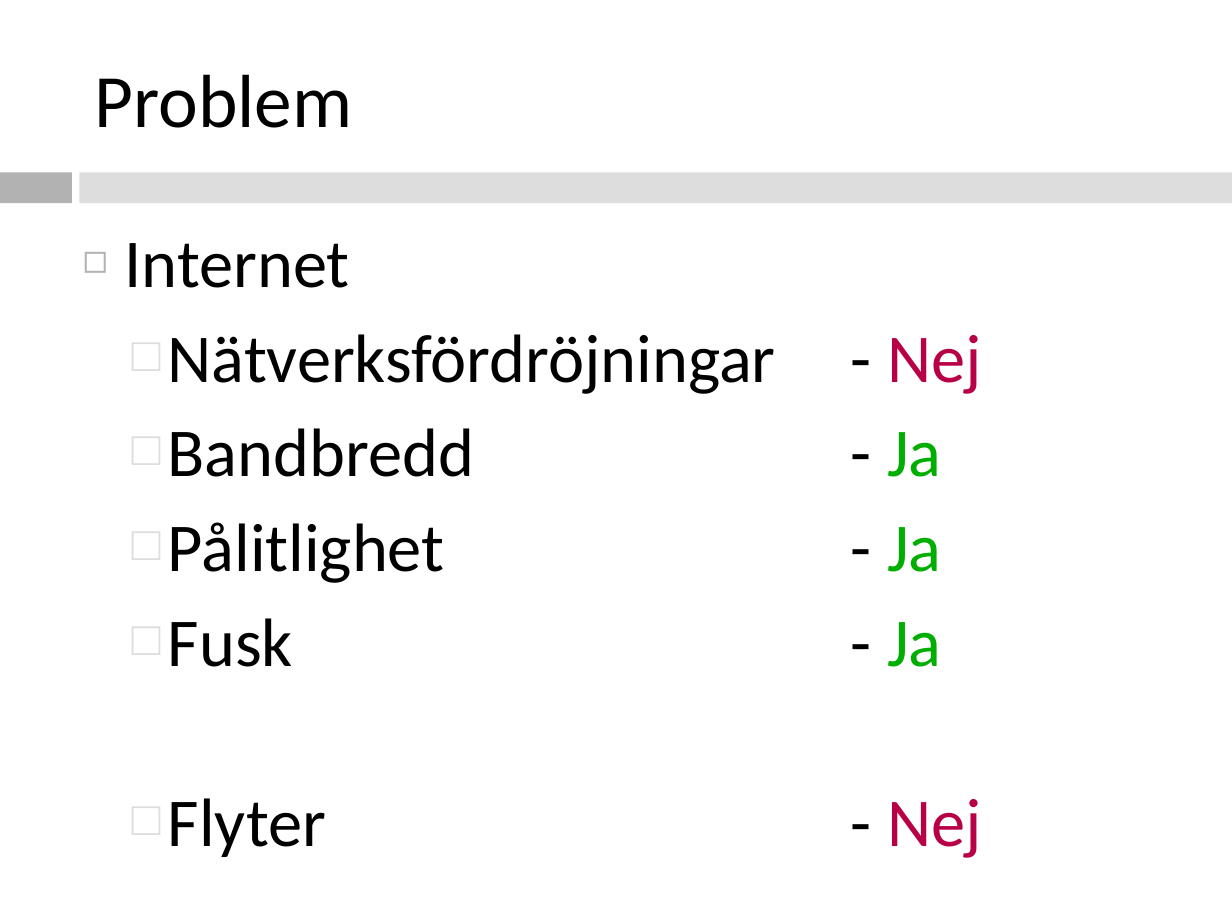
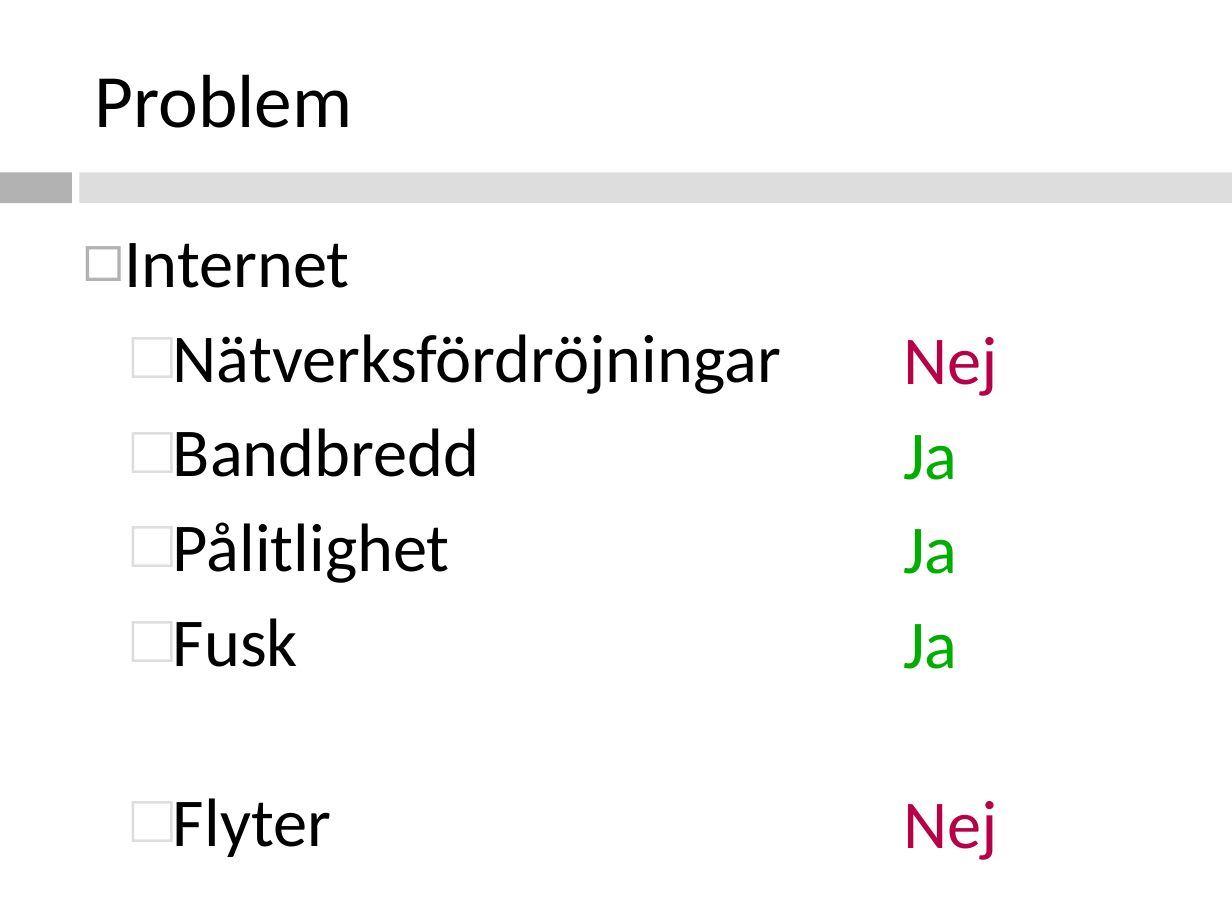
Before and after one commit to southor/planet, a slide deck: slide 6 of presentation/Natverksspel.ppt. Drawn at 1232x924 pixels with LibreOffice and Linux fonts; fonts in the diff are those of the drawing. Boxes give left, top, right and bottom in pixels: in the first picture for what was removed or moved away, otherwise in the second. Text is boxed around its words. In the diff, an @@ line names an element or a change of style, - is before the commit and + after.

Commit message:
Updated powerpoint.

```diff
--- a/presentation/Natverksspel.ppt
+++ b/presentation/Natverksspel.ppt
@@ text at (x1=173, y1=334, x2=781, y2=857): text changed @@
-  □ Nätverksfördröjningar - Nej
-  □ Bandbredd - Ja
-  □ Pålitlighet - Ja
-  □ Fusk - Ja
-  □ Flyter - Nej
+  □ Nätverksfördröjningar
+  □ Bandbredd
+  □ Pålitlighet
+  □ Fusk
+  □ Flyter
@@ text added at (x1=903, y1=337, x2=997, y2=860), 40 pt, text #B80047 @@
+  Nej
+  Ja
+  Ja
+  Ja
+  Nej
```
Also in this commit, not shown: 1 other slide changed.
